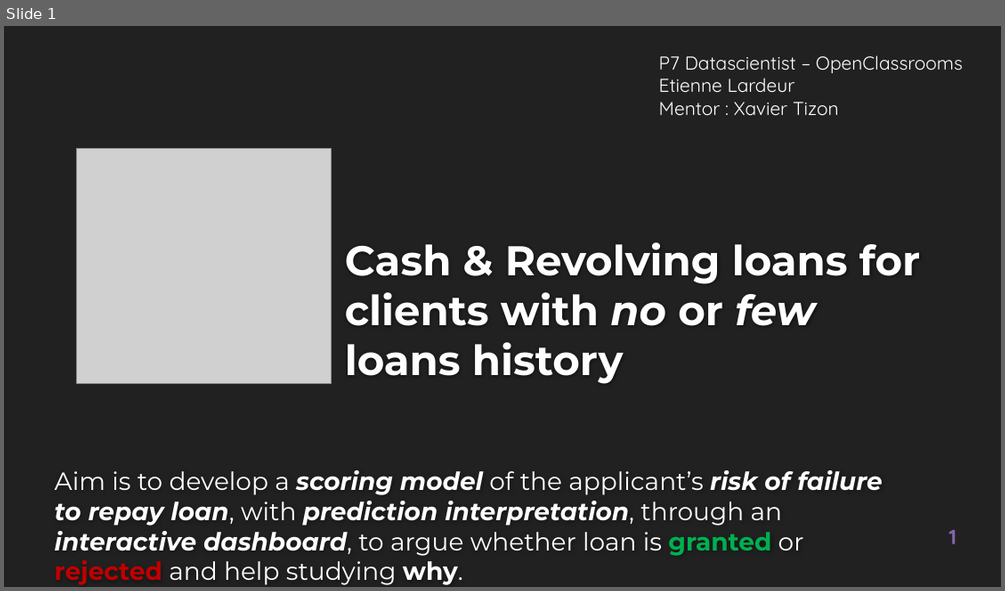
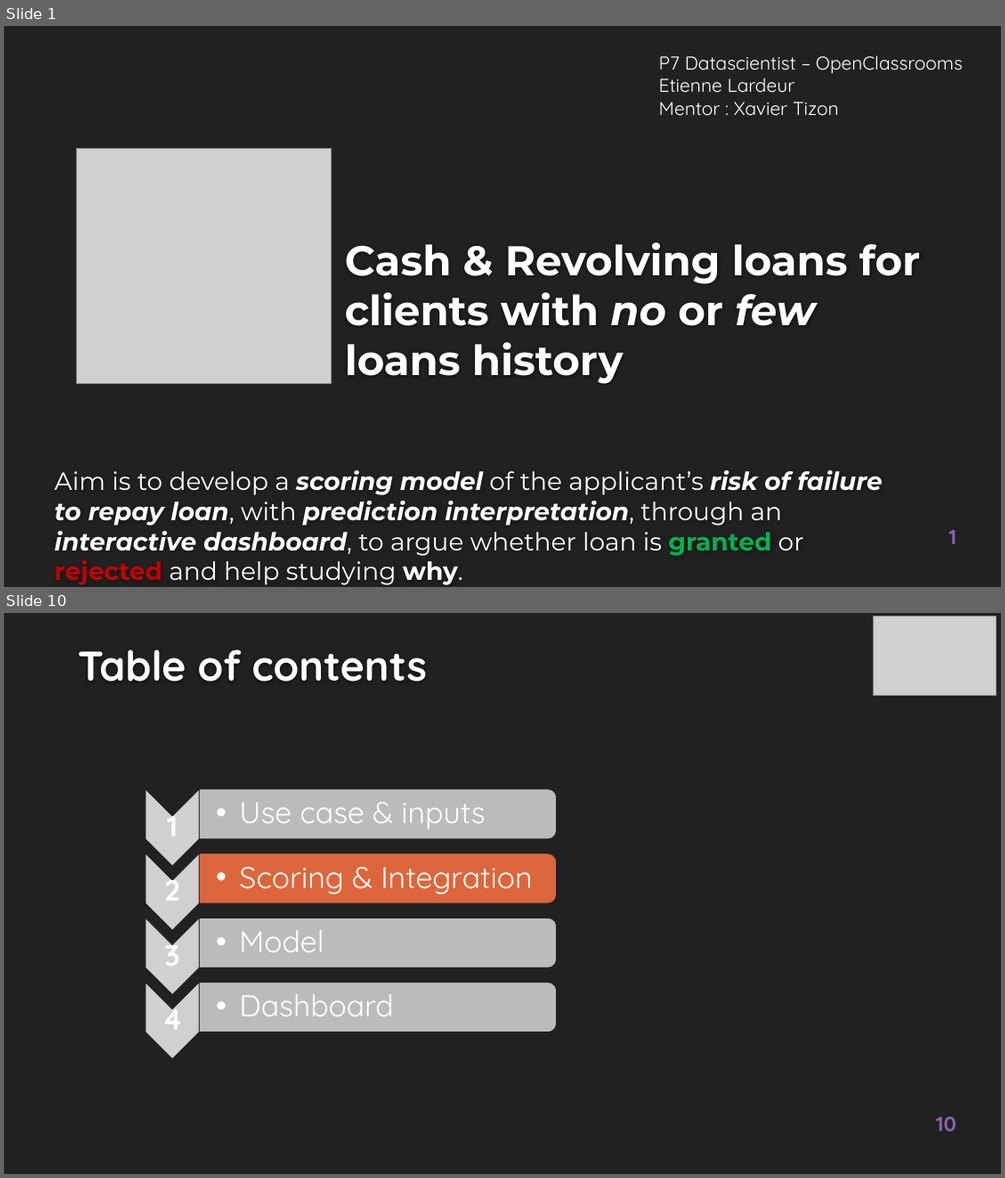
Before and after one commit to EtienneLardeur/P7_Scoring, a slide deck: P7_Support.pptx. Shown one above the other, each under a label of ours: slide 1 before the commit, slides 1 and 10 after it; the slides between them are not shown. The pictures are 1005x591 and 1005x1178 pixels, drawn with LibreOffice and Linux fonts; fonts in the diff are those of the drawing; grey boxes stand for pictures; background and template pictures are left out. Boxes give left, top, right and bottom in pixels: in the first picture for what was removed or moved away, otherwise in the second. Text is boxed around its words. In the diff, an @@ line names an element or a change of style, - is before the commit and + after.

Commit message:
Almost ready !
One more slide to introduce choices about dashboard

```diff
--- a/P7_Support.pptx
+++ b/P7_Support.pptx
@@ slide 10 added at (x1=4, y1=613, x2=1001, y2=1174), background #212121 @@
@@ picture added at (x1=873, y1=616, x2=996, y2=695) @@
@@ title added at (x1=78, y1=649, x2=427, y2=682), 40 pt, text #FEFEFE, bold @@
+Table of contents
@@ group added at (x1=146, y1=789, x2=557, y2=1059): 8 texts, 4 pictures, 4 round same rects @@
+1
+  • Use case & inputs
+2
+  • Scoring & Integration
+3
+  • Model
+4
+  • Dashboard
@@ page number added at (x1=936, y1=1116, x2=956, y2=1131), 20 pt, text #8664B0, bold @@
+10
```
Also in this commit, not shown: 15 slides changed, 7 other slides added, 2 slides removed, 4 other files.
